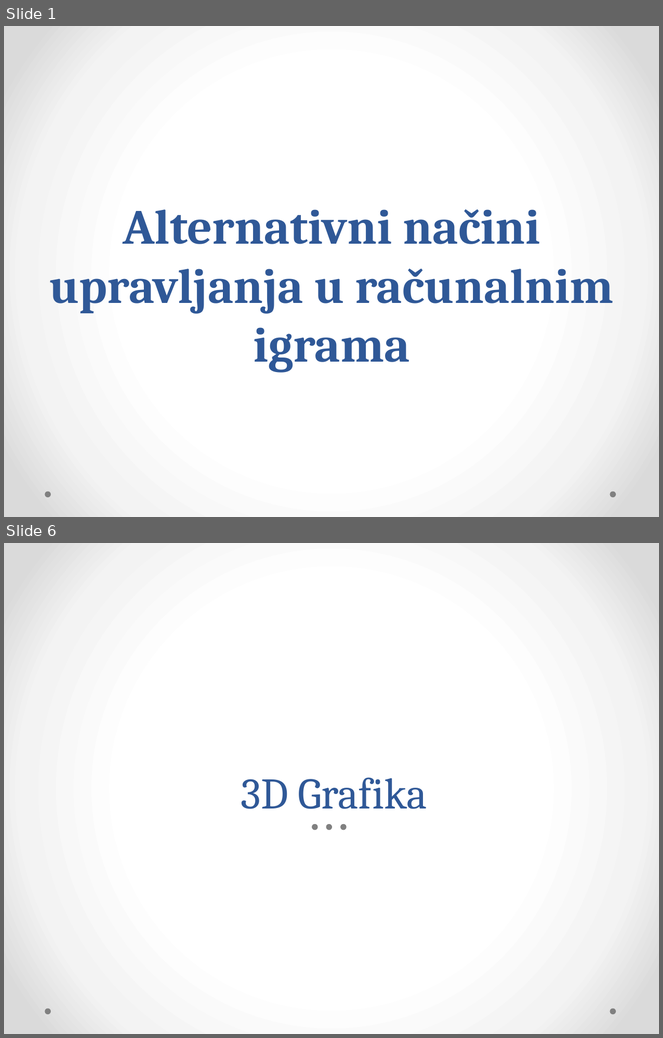
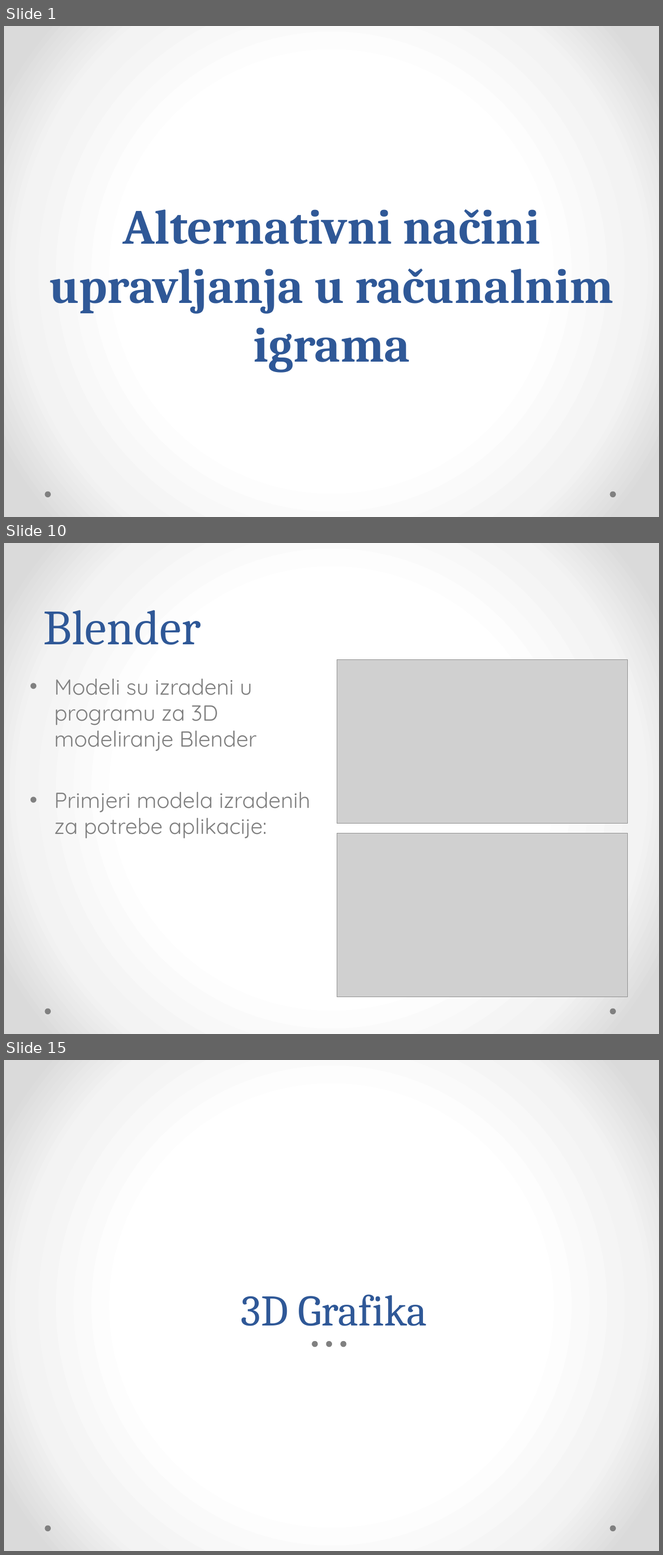
Before and after one commit to Bojanovski/IG-Project, a slide deck: Dokumentacija/Prezentacija.pptx. Shown one above the other, each under a label of ours: slides 1 and 6 before the commit, slides 1, 10 and 15 after it; the slides between them are not shown. The pictures are 663x1038 and 663x1555 pixels, drawn with LibreOffice and Linux fonts; fonts in the diff are those of the drawing; grey boxes stand for pictures. Boxes give left, top, right and bottom in pixels: in the first picture for what was removed or moved away, otherwise in the second. Text is boxed around its words. In the diff, an @@ line names an element or a change of style, - is before the commit and + after.

```diff
--- a/Dokumentacija/Prezentacija.pptx
+++ b/Dokumentacija/Prezentacija.pptx
@@ slide 10 added at (4, 543, 659, 1034), background gradient #FFFFFF to #F4F4F4 to #DADADA; not listed: 2 template elements that a slide beside it also shows @@
@@ title added at (44, 610, 201, 645), 54 pt, text #2F5897 @@
+Blender
@@ picture added at (337, 659, 628, 823) @@
@@ text added at (54, 679, 311, 839), 24 pt, text #808080 @@
+• Modeli su izradeni u programu za 3D modeliranje Blender
+• Primjeri modela izradenih za potrebe aplikacije:
@@ picture added at (337, 833, 628, 997) @@
@@ what was slide 6 is now slide 15 @@
```
Also in this commit, not shown: 10 slides changed, 13 other slides added.
